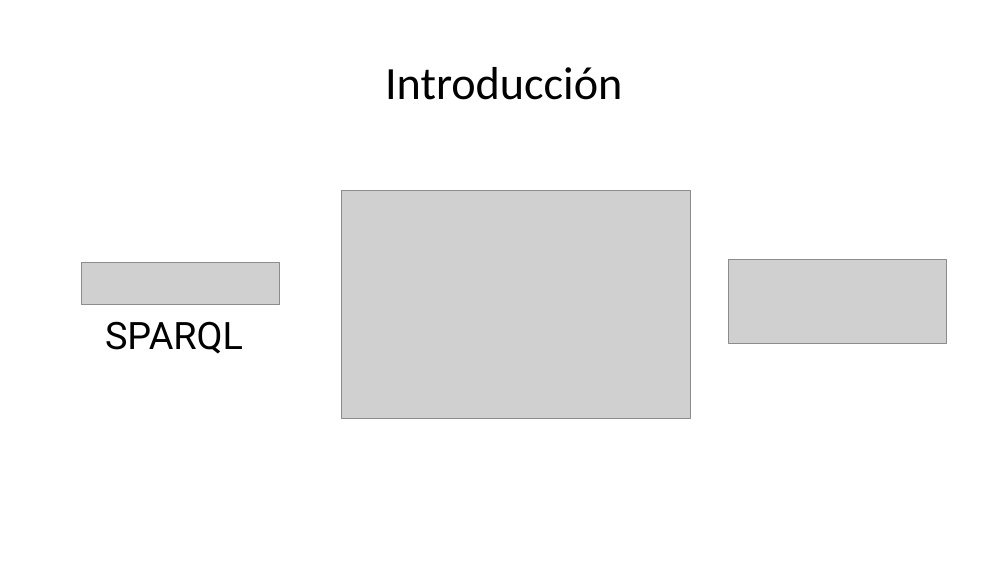
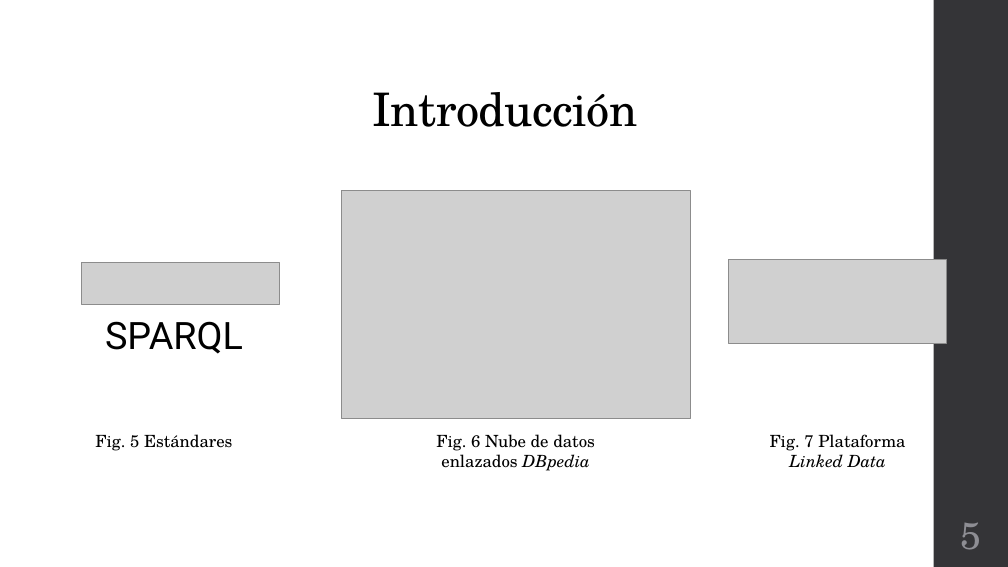
Before and after one commit to Osw1997/Proyecto-Terminal-1, a slide deck: slide 5 of Final/Presentacion.pptx. Drawn at 1008x567 pixels with LibreOffice and Linux fonts; fonts in the diff are those of the drawing; grey boxes stand for pictures. Boxes give left, top, right and bottom in pixels: in the first picture for what was removed or moved away, otherwise in the second. Text is boxed around its words. In the diff, an @@ line names an element or a change of style, - is before the commit and + after.

```diff
--- a/Final/Presentacion.pptx
+++ b/Final/Presentacion.pptx
@@ rectangle added at [934,0,1008,567], fill #353537 @@
@@ title "Introducción": place and size @@
-title "Introducción" at [385,67,622,100]
+title "Introducción" at [373,92,638,127]
@@ title "Introducción" at [373,92,638,127]: font Calibri to TeX Gyre Schola, letter spacing 0 to -0.5 pt; vertical alignment middle to bottom @@
@@ text added at [95,434,232,451], 16 pt, text #000000 @@
+Fig. 5 Estándares
@@ text added at [436,434,595,471], 16 pt, text #000000 @@
+Fig. 6 Nube de datos enlazados DBpedia
@@ text added at [770,434,905,468], 16 pt, text #000000 @@
+Fig. 7 Plataforma Linked Data
@@ page number added at [961,522,982,550], 36 pt, text #8E8E94 @@
+5
```
Also in this commit, not shown: 13 other slides changed, 13 slides added, 4 slides removed, 2 other files.
